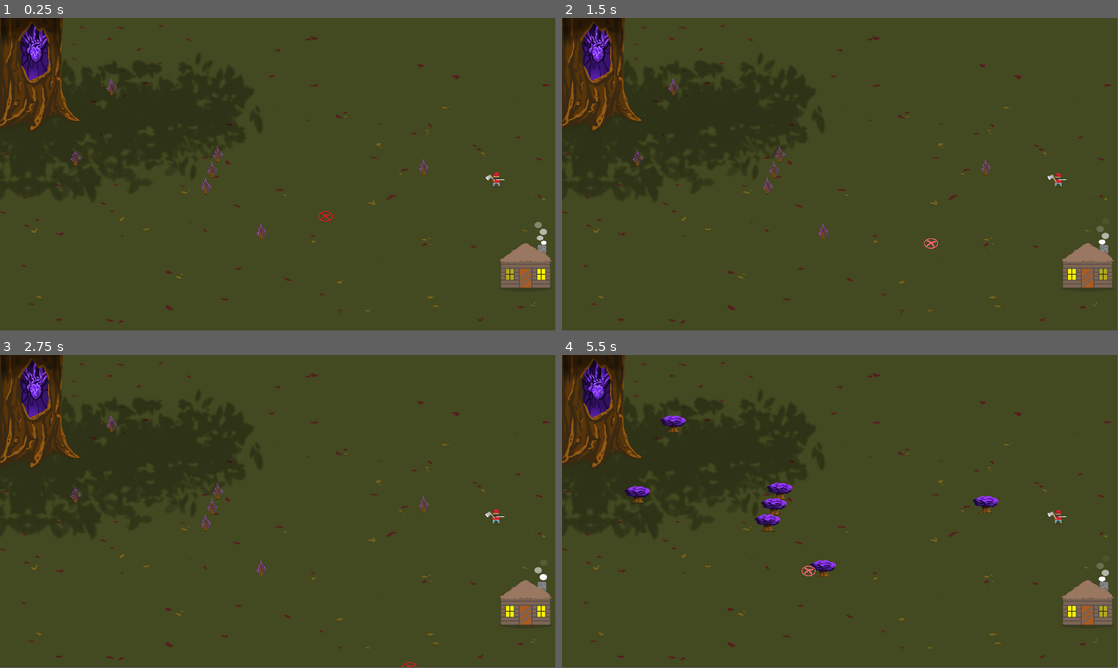
Above: before the commit, frames 1-4 (two rows, left to right).
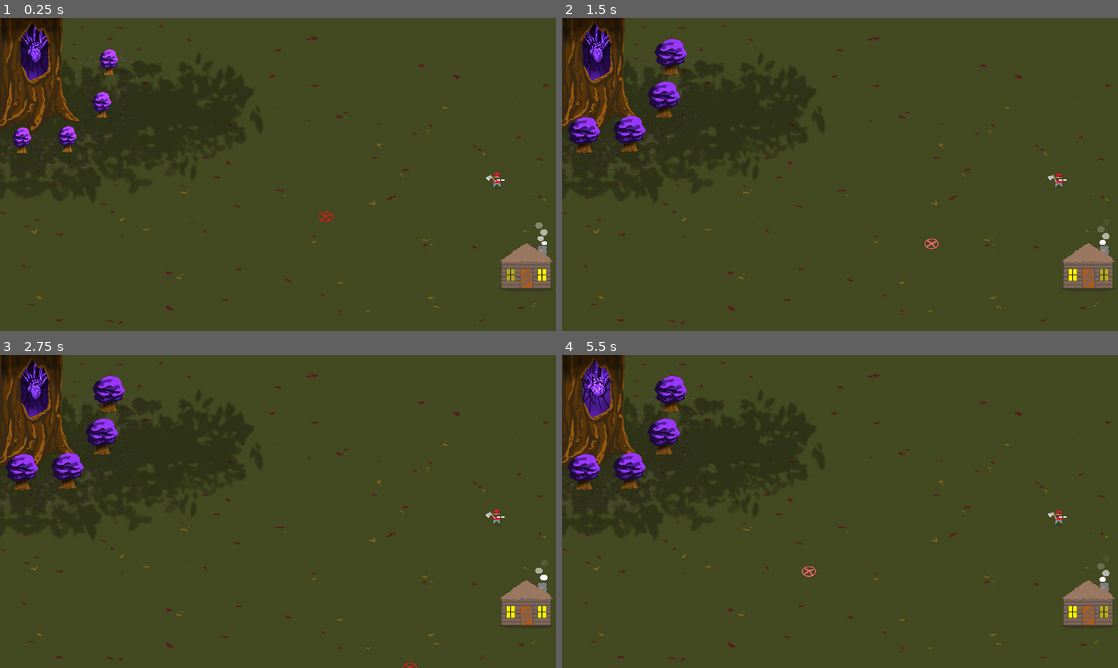
Above: after the commit, the same moments.

Repository: sksmith/ATreeKilledMyFather
Game: Godot game, scene res://Play.tscn
Two runs of this game, one before a commit and one after it. Both use one fixed random seed, a clock stepped at 60 frames per second and the inputs below. This scene is started directly instead of the project's main scene.
Inputs:
- Up to frame 1 (0.25 s): no input
- Up to frame 2 (1.5 s): hold D (f_move_right) 0.53-1.28 s; hold Space (f_action) 0.53-1.28 s; hold S (f_move_down) from 1.28 s (still down); tap Space (f_action) at 1.35 s
- Up to frame 3 (2.75 s): release S (f_move_down) at 2.03 s; hold D (f_move_right) from 2.03 s (still down); hold Space (f_action) from 2.03 s (still down)
- Up to frame 4 (5.5 s): release D (f_move_right) at 2.78 s; release Space (f_action) at 2.78 s; hold W (f_move_up) 2.78-3.53 s; tap Space (f_action) at 2.85, 4.35 s; hold Space (f_action) 3.53-4.28 s; hold A (f_move_left) 3.53-5.03 s; hold S (f_move_down) from 5.03 s (still down); hold Space (f_action) from 5.03 s (still down)
In our replay, the window is 799x449 before the commit and 800x450 after it. These sizes can differ from the game's own. Grey fills any space a smaller window leaves; there, only what the larger window draws over its background counts as a difference.

The runs differ from the first frame. In frame 1, 2.3% of the frame differs, in the area x 0-100%, y 1-98%; in frame 2, 3.3%; in frame 3, 3.3%; in frame 4, 4.1%.

Commit message:
added tree stuff

Diff:
--- a/HeartTree.tscn
+++ b/HeartTree.tscn
@@ -20,6 +20,13 @@
 [sub_resource type="RectangleShape2D" id=2]
 extents = Vector2( 114, 181.5 )
 
+[sub_resource type="RectangleShape2D" id=3]
+extents = Vector2( 215.5, 174 )
+
+[sub_resource type="CapsuleShape2D" id=4]
+radius = 15.0
+height = 28.0
+
 [node name="HeartTree" type="Area2D"]
 
 [node name="Heart-tree-shadow" type="Sprite" parent="."]
@@ -31,7 +38,7 @@
 scale = Vector2( 0.915584, 0.943679 )
 frames = SubResource( 1 )
 animation = "beat"
-frame = 4
+frame = 5
 playing = true
 
 [node name="Heart-Tree" type="Sprite" parent="."]
@@ -41,3 +48,22 @@
 [node name="CollisionShape2D" type="CollisionShape2D" parent="."]
 position = Vector2( -10, -28 )
 shape = SubResource( 2 )
+
+[node name="PlantingBlocker" type="Area2D" parent="." groups=["tree"]]
+collision_layer = 65536
+collision_mask = 65536
+
+[node name="CollisionShape2D" type="CollisionShape2D" parent="PlantingBlocker"]
+position = Vector2( 0.000512524, -4.50002 )
+rotation = 1.5708
+shape = SubResource( 3 )
+
+[node name="TargetArea" type="Area2D" parent="." groups=["tree"]]
+visible = false
+position = Vector2( -2, -54 )
+collision_layer = 16
+collision_mask = 16
+
+[node name="TargetArea" type="CollisionShape2D" parent="TargetArea"]
+position = Vector2( 2, 40 )
+shape = SubResource( 4 )
--- a/Play.tscn
+++ b/Play.tscn
@@ -40,25 +40,20 @@
 [node name="Trees" type="YSort" parent="World/YSort"]
 
 [node name="PlantedTree" parent="World/YSort/Trees" instance=ExtResource( 3 )]
-position = Vector2( 1464, 544 )
+position = Vector2( 373, 195 )
+start_grown = true
 
 [node name="PlantedTree2" parent="World/YSort/Trees" instance=ExtResource( 3 )]
-position = Vector2( 710, 608 )
+position = Vector2( 349, 342 )
+start_grown = true
 
 [node name="PlantedTree3" parent="World/YSort/Trees" instance=ExtResource( 3 )]
-position = Vector2( 384, 266 )
+position = Vector2( 73, 464 )
+start_grown = true
 
 [node name="PlantedTree4" parent="World/YSort/Trees" instance=ExtResource( 3 )]
-position = Vector2( 260, 510 )
-
-[node name="PlantedTree5" parent="World/YSort/Trees" instance=ExtResource( 3 )]
-position = Vector2( 902, 766 )
-
-[node name="PlantedTree6" parent="World/YSort/Trees" instance=ExtResource( 3 )]
-position = Vector2( 752, 498 )
-
-[node name="PlantedTree7" parent="World/YSort/Trees" instance=ExtResource( 3 )]
-position = Vector2( 732, 552 )
+position = Vector2( 230, 460 )
+start_grown = true
 
 [node name="LumberjackSpawnPoint" type="Position2D" parent="World/YSort"]
 position = Vector2( 1704, 575 )
--- a/Tree.gd
+++ b/Tree.gd
@@ -38,9 +38,15 @@
 func is_dead():
 	return hit_points <= 0
 
+func set_phase(new_phase: int):
+	phase = new_phase
+	grow()
+
 func _on_LevelTimer_timeout():
 	phase += 1
+	grow()
 
+func grow():
 	if phase == 1:
 		$TreeSprite.animation = "phase1"
 		get_node("TargetArea/Phase1").disabled = false
--- a/forest/ForestCursor.gd
+++ b/forest/ForestCursor.gd
@@ -57,6 +57,7 @@
 
 func _do_plant_tree():
 	can_plant_tree = false
+	play_plant_seed_sound()
 	var tree = tree_resource.instance()
 	tree.position = position
 	tree_planting_node.add_child(tree)
--- a/forest/ForestCursor.tscn
+++ b/forest/ForestCursor.tscn
@@ -11,7 +11,6 @@
 [ext_resource path="res://forest/plant-seed_COOL-04.png" type="Texture" id=9]
 [ext_resource path="res://forest/plant-seed_COOL-03.png" type="Texture" id=10]
 [ext_resource path="res://forest/plant-seed_COOL-05.png" type="Texture" id=11]
-[ext_resource path="res://forest/plant-seed_COOL-06.png" type="Texture" id=12]
 [ext_resource path="res://assets/audio/sfx/Seed Drop 2.ogg" type="AudioStream" id=12]
 [ext_resource path="res://assets/audio/sfx/Seed Drop 3.ogg" type="AudioStream" id=13]
 [ext_resource path="res://assets/audio/sfx/Seed Drop 1.ogg" type="AudioStream" id=14]
@@ -20,7 +19,7 @@
 
 [sub_resource type="SpriteFrames" id=1]
 animations = [ {
-"frames": [ ExtResource( 7 ), ExtResource( 8 ), ExtResource( 10 ), ExtResource( 9 ), ExtResource( 11 ), ExtResource( 12 ) ],
+"frames": [ ExtResource( 7 ), ExtResource( 8 ), ExtResource( 10 ), ExtResource( 9 ), ExtResource( 11 ), null ],
 "loop": false,
 "name": "cooldown",
 "speed": 1.0
--- a/forest/PlantedTree.gd
+++ b/forest/PlantedTree.gd
@@ -1,32 +1,15 @@
 extends Node2D
 
-#export(NodePath) var my_tree
-#export(NodePath) var my_planting_range
-#
-#var my_tree_node
-#var my_planting_range_node
-# Declare member variables here. Examples:
-# var a = 2
-# var b = "text"
+export var start_grown = false
 
-
-# Called when the node enters the scene tree for the first time.
-#func _ready():
-#	pass
-#	my_tree_node = get_node(my_tree)
-#	my_planting_range_node = get_node(my_planting_range)
-
-
-# Called every frame. 'delta' is the elapsed time since the previous frame.
-#func _process(delta):
-#	pass
-
+func _ready():
+	if start_grown:
+		$Tree.set_phase($Tree.MAX_PHASE)
 
 func _on_Tree_tree_grown(tree):
 	if tree == $Tree:
 		$PlantingRange.enable_planting()
 
-
 func _on_Tree_tree_died(tree):
 	if tree == $Tree:
 		queue_free()
--- a/project.godot
+++ b/project.godot
@@ -18,7 +18,10 @@
 
 window/size/width=1920
 window/size/height=1080
+window/size/resizable=false
 window/size/fullscreen=true
+window/stretch/mode="2d"
+window/stretch/aspect="keep"
 
 [gui]
 
Not shown: 1 places in HeartTree.tscn that only renumber resources
